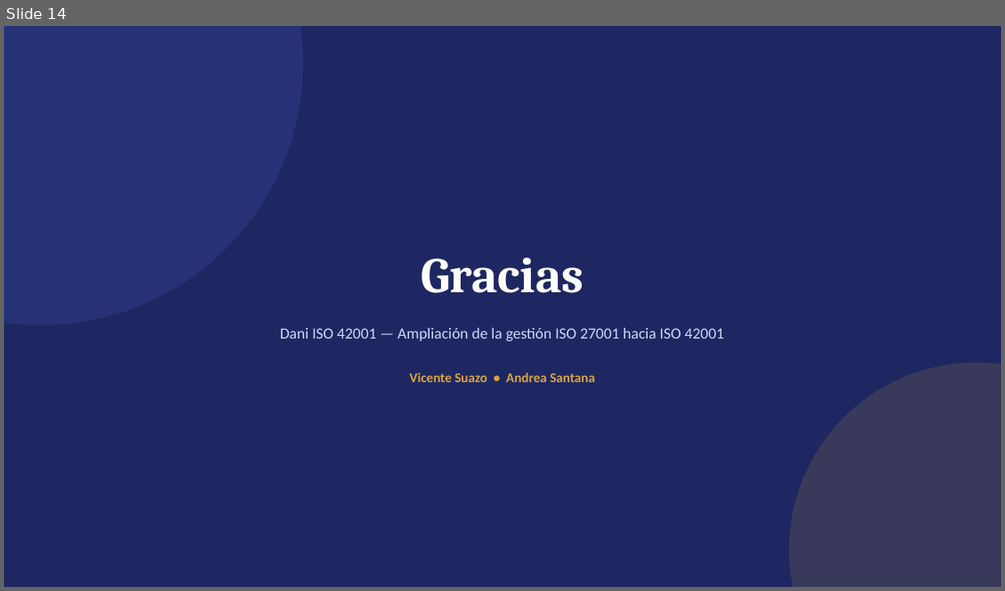
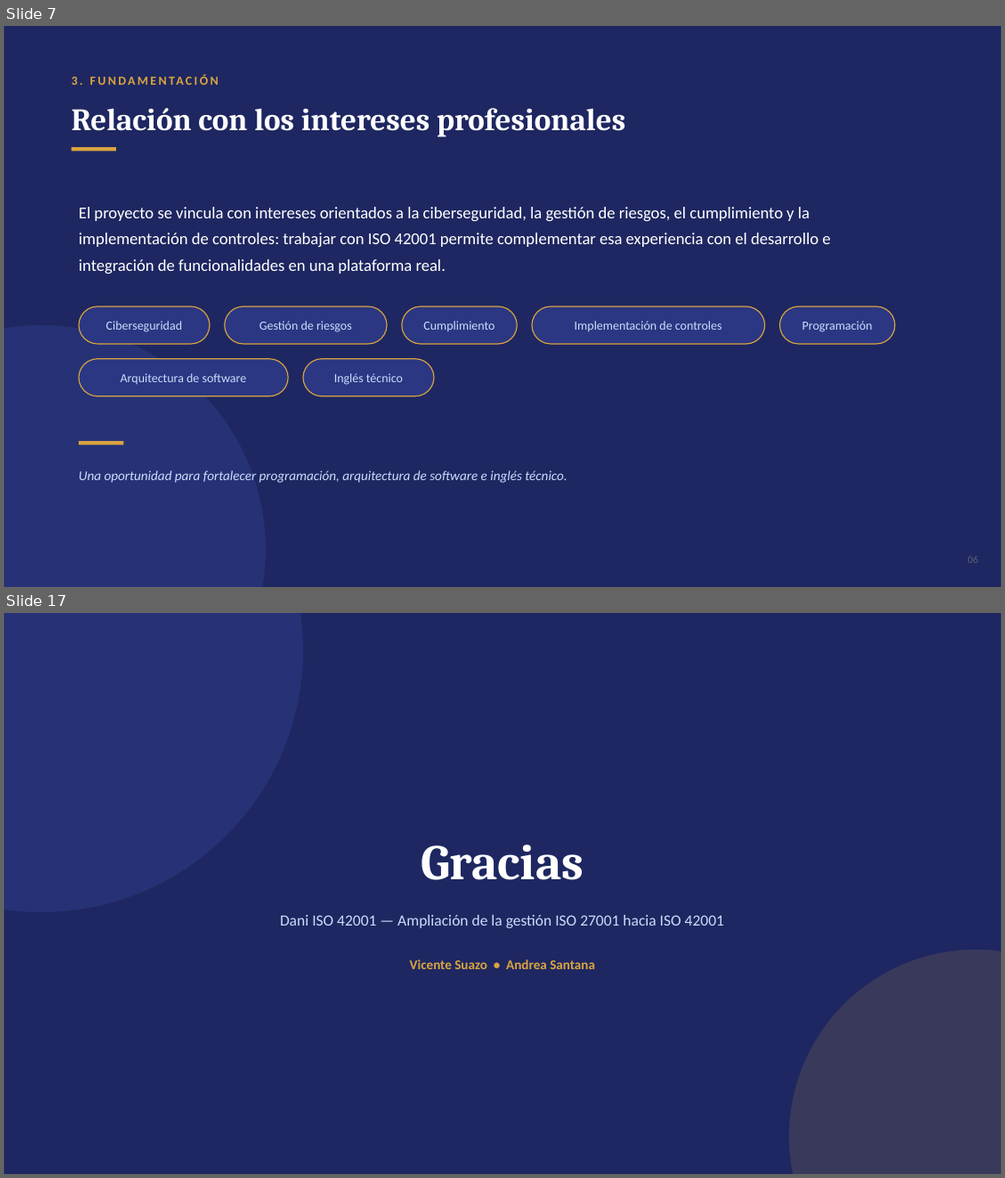
Before and after one commit to vicesuazo/Proyecto-Dani-ISO-42001, a slide deck: Fase 1/Evidencias Grupales/Dani_ISO_42001_Presentacion.pptx. Shown one above the other, each under a label of ours: slide 14 before the commit, slides 7 and 17 after it; the slides between them are not shown. The pictures are 1005x591 and 1005x1178 pixels, drawn with LibreOffice and Linux fonts; fonts in the diff are those of the drawing. Boxes give left, top, right and bottom in pixels: in the first picture for what was removed or moved away, otherwise in the second. Text is boxed around its words. In the diff, an @@ line names an element or a change of style, - is before the commit and + after.

```diff
--- a/Fase 1/Evidencias Grupales/Dani_ISO_42001_Presentacion.pptx
+++ b/Fase 1/Evidencias Grupales/Dani_ISO_42001_Presentacion.pptx
@@ slide 7 added at box(4, 26, 1001, 587), background #1E2761 @@
@@ text added at box(72, 77, 78, 85), 12 pt, text #D9A441, bold @@
+3. FUNDAMENTACIÓN
@@ text added at box(72, 108, 625, 137), 30 pt, text #FFFFFF, bold @@
+Relación con los intereses profesionales
@@ rectangle added at box(72, 147, 116, 151), fill #D9A441 @@
@@ text added at box(79, 207, 830, 273), 16 pt, text #FFFFFF @@
+El proyecto se vincula con intereses orientados a la ciberseguridad, la gestión de riesgos, el cumplimiento y la implementación de controles: trabajar con ISO 42001 permite complementar esa experiencia con el desarrollo e integración de funcionalidades en una plataforma real.
@@ rounded rectangle added at box(79, 306, 210, 344), fill #2B3782, outline #D9A441 1 pt @@
@@ rounded rectangle added at box(225, 306, 387, 344), fill #2B3782, outline #D9A441 1 pt @@
@@ rounded rectangle added at box(402, 306, 517, 344), fill #2B3782, outline #D9A441 1 pt @@
@@ rounded rectangle added at box(532, 306, 765, 344), fill #2B3782, outline #D9A441 1 pt @@
@@ rounded rectangle added at box(780, 306, 896, 344), fill #2B3782, outline #D9A441 1 pt @@
@@ ellipse added at box(4, 325, 266, 587), fill #263275 @@
@@ text added at box(106, 321, 182, 332), 12 pt, text #CADCFC @@
+Ciberseguridad
@@ text added at box(259, 321, 352, 332), 12 pt, text #CADCFC @@
+Gestión de riesgos
@@ text added at box(423, 321, 494, 331), 12 pt, text #CADCFC @@
+Cumplimiento
@@ text added at box(574, 321, 722, 331), 12 pt, text #CADCFC @@
+Implementación de controles
@@ text added at box(802, 321, 873, 332), 12 pt, text #CADCFC @@
+Programación
@@ rounded rectangle added at box(79, 359, 288, 396), fill #2B3782, outline #D9A441 1 pt @@
@@ rounded rectangle added at box(303, 359, 434, 396), fill #2B3782, outline #D9A441 1 pt @@
@@ text added at box(121, 373, 247, 384), 12 pt, text #CADCFC @@
+Arquitectura de software
@@ text added at box(334, 373, 403, 385), 12 pt, text #CADCFC @@
+Inglés técnico
@@ rectangle added at box(79, 441, 123, 445), fill #D9A441 @@
@@ text added at box(79, 470, 566, 483), 13 pt, text #CADCFC, italic @@
+Una oportunidad para fortalecer programación, arquitectura de software e inglés técnico.
@@ text added at box(968, 556, 979, 563), 10 pt, text #5B6472 @@
+06
@@ what was slide 14 is now slide 17 @@
```
Also in this commit, not shown: 12 slides changed, 3 other slides added, 1 slide removed, 1 other file.
